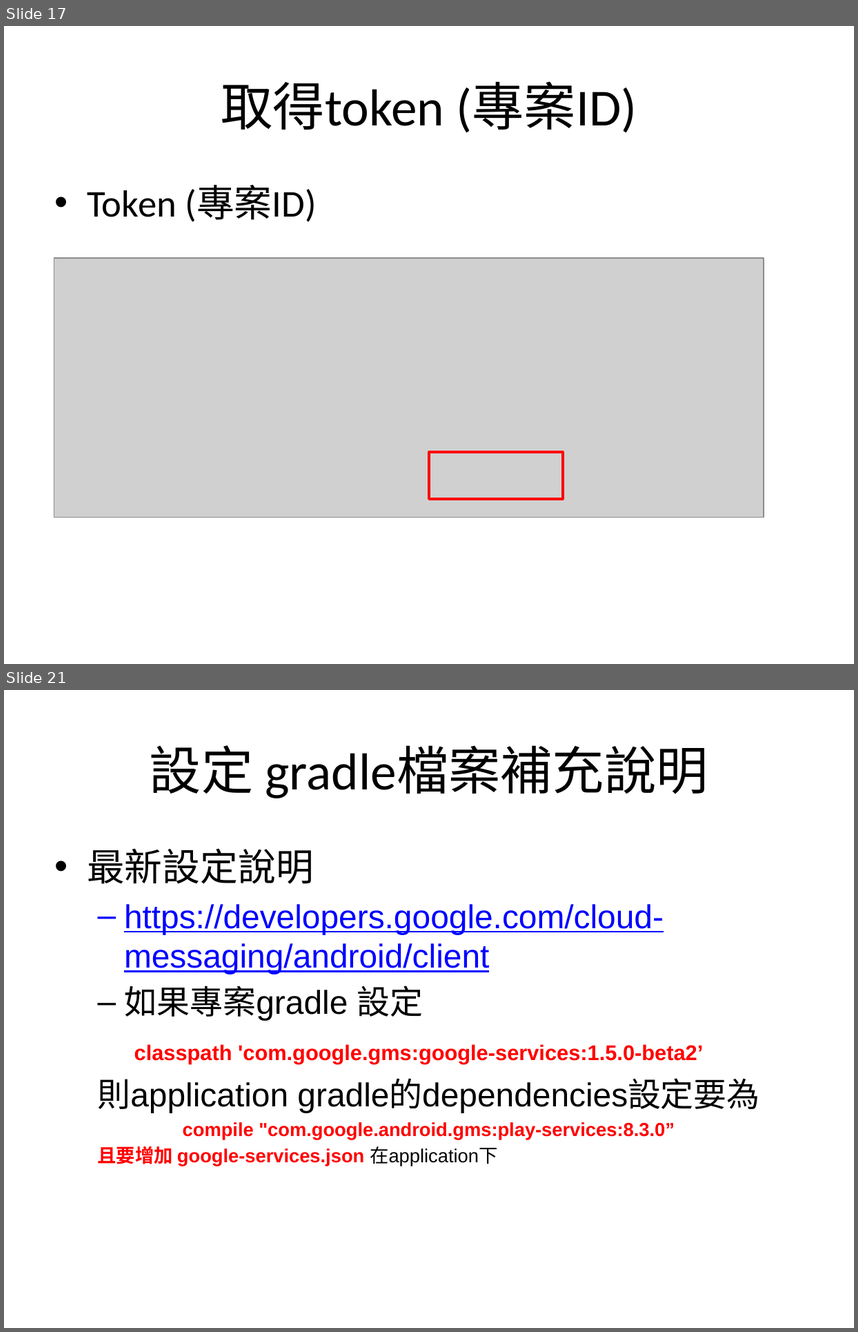
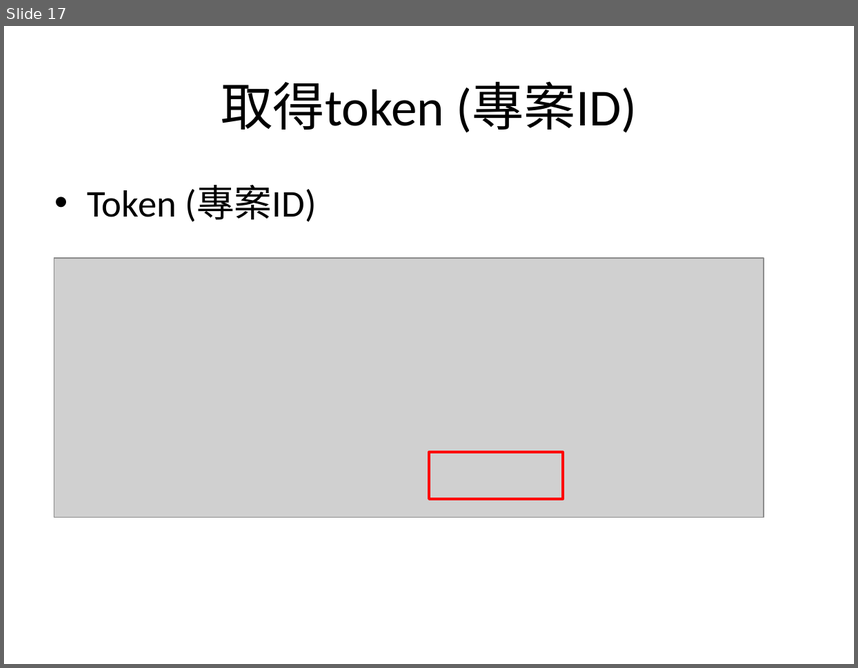
Before and after one commit to sonnyshih/AndroidDemoSample, a slide deck: CustomerUIDemo/GCM instruction.pptx. Shown one above the other, each under a label of ours: slides 17 and 21 before the commit, slide 17 after it; the slides between them are not shown. The pictures are 858x1332 and 858x668 pixels, drawn with LibreOffice and Linux fonts; fonts in the diff are those of the drawing; grey boxes stand for pictures. Boxes give left, top, right and bottom in pixels: in the first picture for what was removed or moved away, otherwise in the second. Text is boxed around its words. In the diff, an @@ line names an element or a change of style, - is before the commit and + after.

```diff
--- a/CustomerUIDemo/GCM instruction.pptx
+++ b/CustomerUIDemo/GCM instruction.pptx
@@ slide 21 removed at [4,690,854,1328], background #FFFFFF @@
@@ title removed at [150,745,708,798] @@
-設定 gradle檔案補充說明
@@ text removed at [87,848,760,1166] @@
-• 最新設定說明
-  – https://developers.google.com/cloud-messaging/android/client
-  – 如果專案gradle 設定
-  classpath 'com.google.gms:google-services:1.5.0-beta2’
-  則application gradle的dependencies設定要為
-  compile "com.google.android.gms:play-services:8.3.0”
-  且要增加 google-services.json 在application下
```
Also in this commit, not shown: 2 slides changed, 6 slides added, 1 other slide removed, 15 other files.
